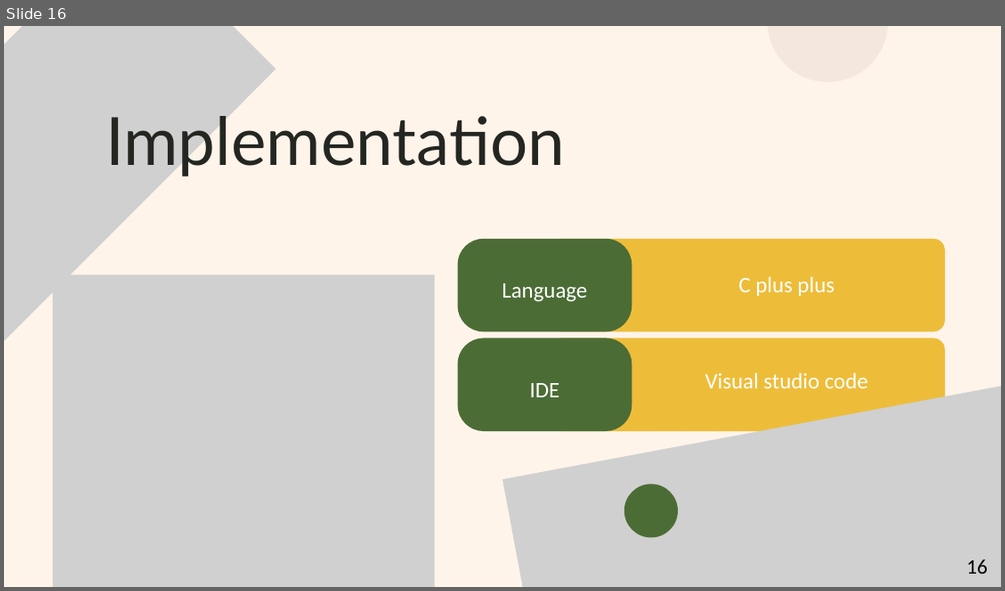
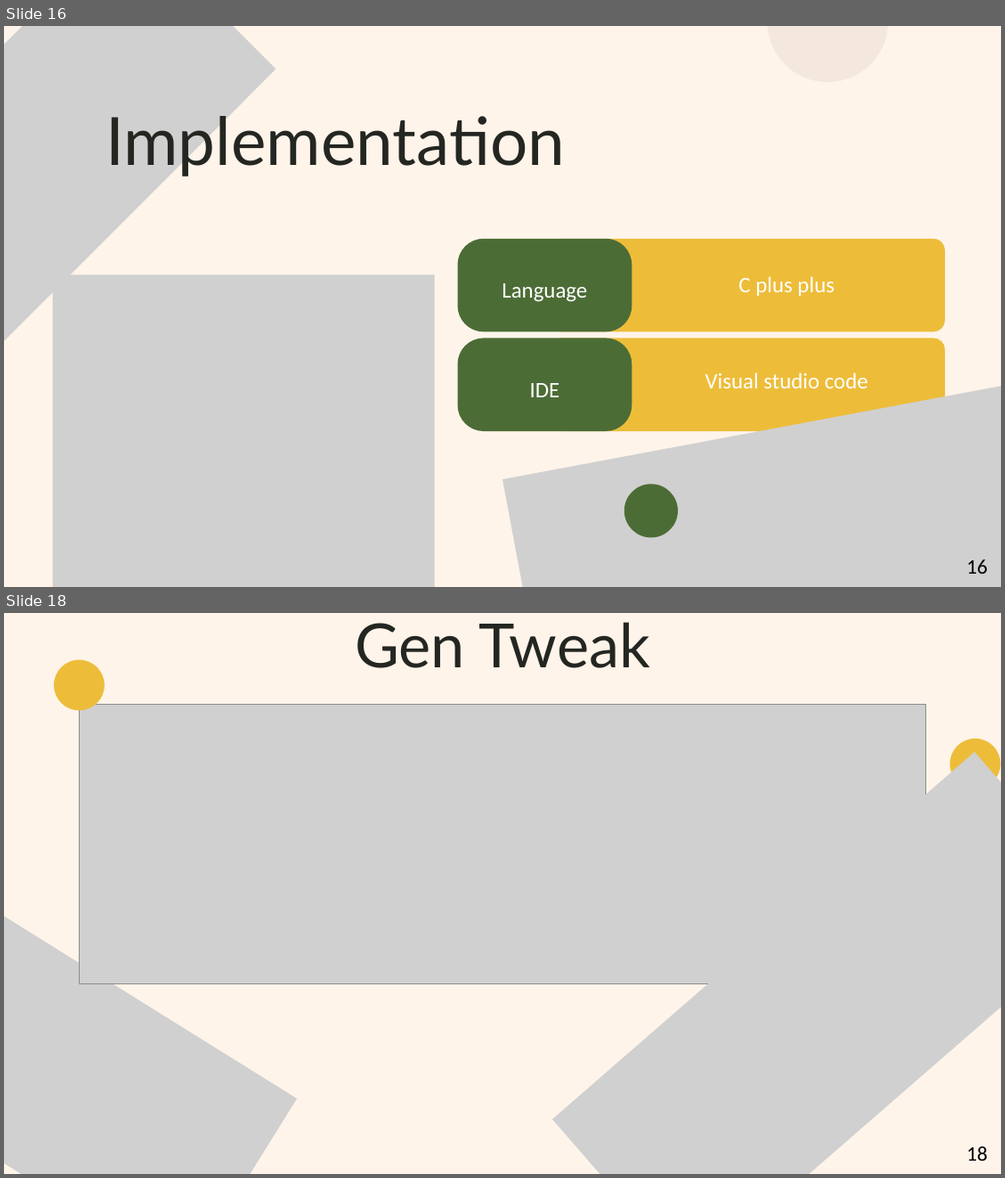
Before and after one commit to nokiddig/AES-XTS-Custom, a slide deck: Slide/Green and Yellow Illustration Digital Literacy Presentation.pptx. Shown one above the other, each under a label of ours: slide 16 before the commit, slides 16 and 18 after it; the slides between them are not shown. The pictures are 1005x591 and 1005x1178 pixels, drawn with LibreOffice and Linux fonts; fonts in the diff are those of the drawing; grey boxes stand for pictures. Boxes give left, top, right and bottom in pixels: in the first picture for what was removed or moved away, otherwise in the second. Text is boxed around its words. In the diff, an @@ line names an element or a change of style, - is before the commit and + after.

```diff
--- a/Slide/Green and Yellow Illustration Digital Literacy Presentation.pptx
+++ b/Slide/Green and Yellow Illustration Digital Literacy Presentation.pptx
@@ slide 18 added at (4,613,1001,1174), background #FFF4EA @@
@@ text added at (355,622,650,668), 88 pt, text #242622 @@
+Gen Tweak
@@ freeform shape added at (54,660,105,710), fill #EDBD3A @@
@@ picture added at (80,704,925,983) @@
@@ freeform shape added at (949,738,1000,789), fill #EDBD3A @@
@@ picture added at (552,752,1001,1174) @@
@@ picture added at (4,803,297,1174) @@
@@ page number added at (966,1146,987,1160), 30 pt, text #000000 @@
+18
```
Also in this commit, not shown: 9 slides changed, 5 other slides added, 4 slides removed, 14 other files.
